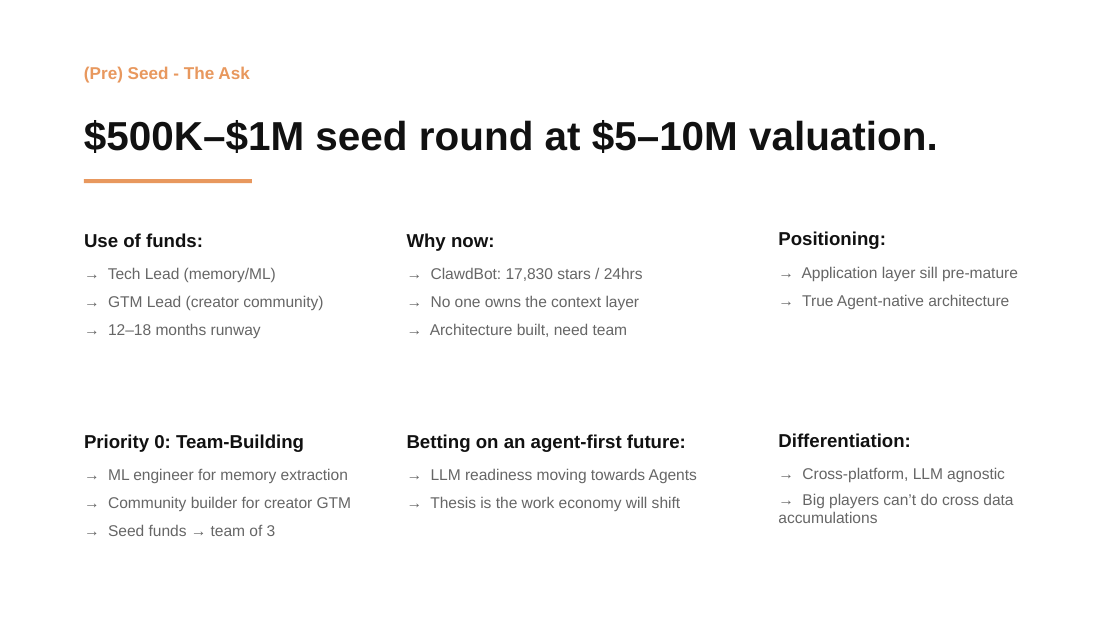
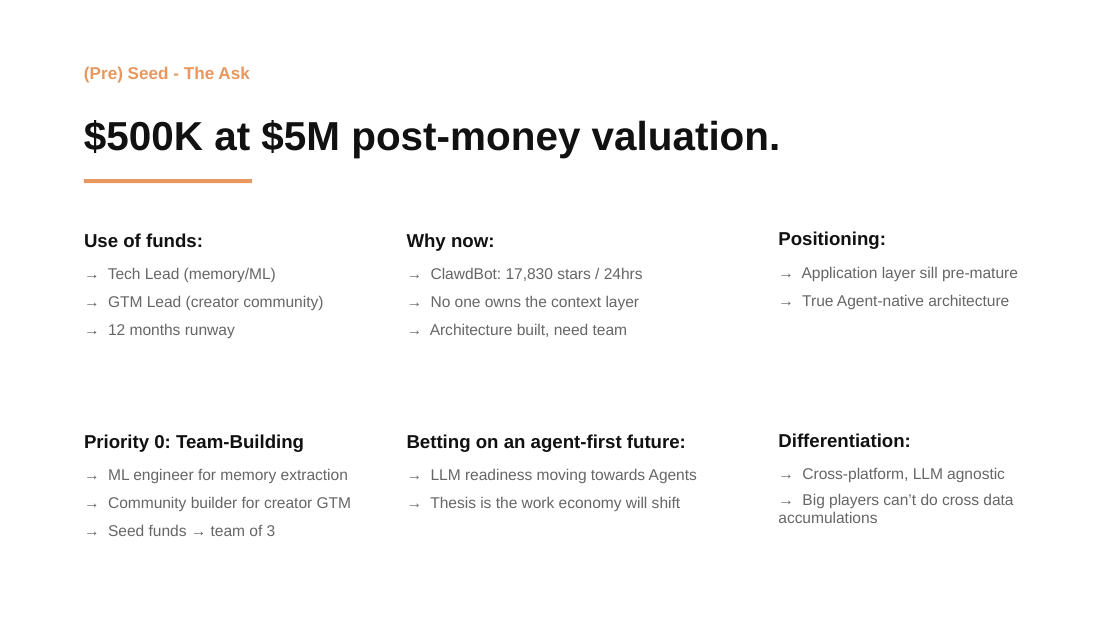
Before and after one commit to Kvkthecreator/yarnnnn, a slide deck: slide 15 of docs/working_docs/investors/IR Deck - yarnnn - March 2026.pptx (slide 16 before the commit). Drawn at 1120x630 pixels with LibreOffice and Linux fonts; fonts in the diff are those of the drawing. Boxes give left, top, right and bottom in pixels: in the first picture for what was removed or moved away, otherwise in the second. Text is boxed around its words. In the diff, an @@ line names an element or a change of style, - is before the commit and + after.

```diff
--- a/docs/working_docs/investors/IR Deck - yarnnn - March 2026.pptx
+++ b/docs/working_docs/investors/IR Deck - yarnnn - March 2026.pptx
@@ text at [84,120,781,158]: text changed @@
-$500K–$1M seed round at $5–10M valuation.
+$500K at $5M post-money valuation.
@@ text at [108,324,235,338]: text changed @@
-→ 12–18 months runway
+→ 12 months runway
```
Also in this commit, not shown: 12 other slides changed, 1 slide added, 1 slide removed, 7 other files.
